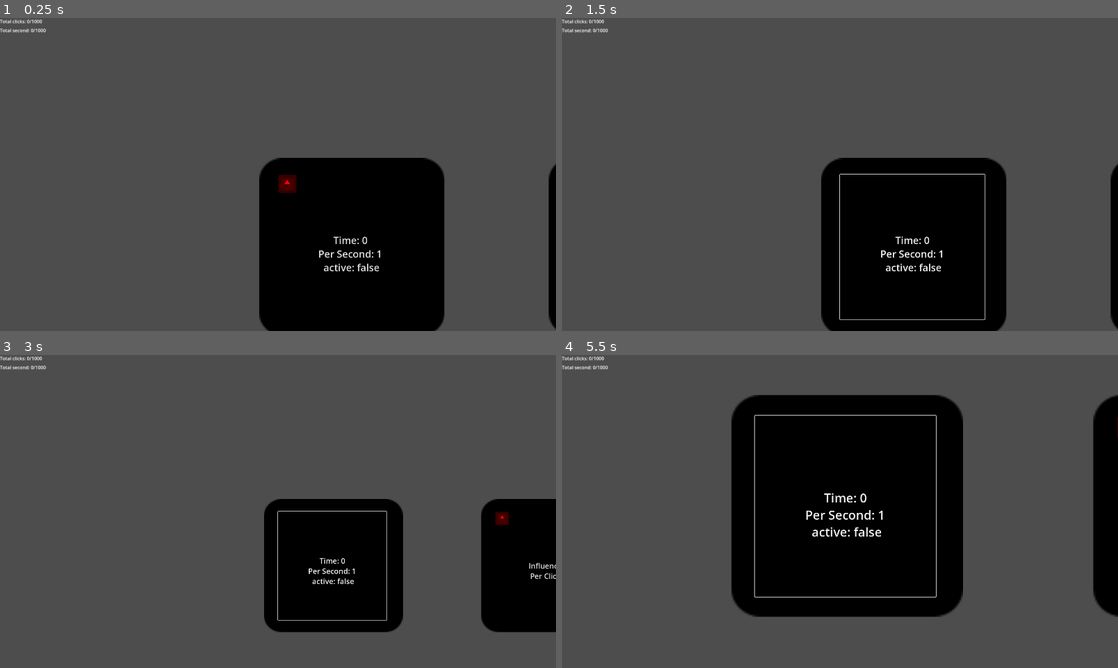
Above: before the commit, frames 1-4 (two rows, left to right).
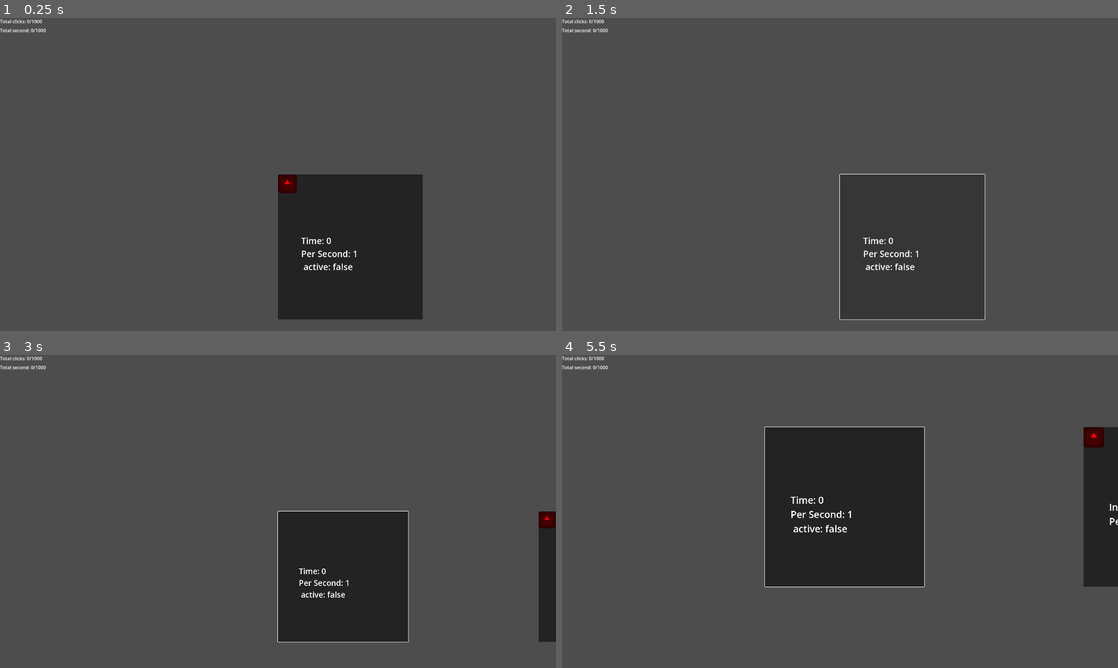
Above: after the commit, the same moments.

Repository: WilliamAHoffman/EmergentUniverse
Game: Godot game, scene res://scenes/root.tscn
Same seed, same stepped clock (60 frames per second), same inputs: the game is played once before the commit and once after it. The engine's default icon, where the game draws it, is replaced by a stand-in: a white triangle on a blue panel in a dark square.
Inputs (mouse positions are in pixels of both pictures, inside the frame that each line leads up to):
- Up to frame 1 (0.25 s): no input
- Up to frame 2 (1.5 s): click "Time: 0 Per Second: 1 active:…" at 0.5 s; click "Time: 0 Per Second: 1 active:…" at 1.25 s
- Up to frame 3 (3 s): click "Time: 0 Per Second: 1 active:…" at 2 s; tap Enter at 2.75 s; move the mouse to (400, 495) at 2.77 s; tap Mouse wheel down (wheel_down) at 2.85 s; click (400, 495) at 2.92 s
- Up to frame 4 (5.5 s): tap Mouse wheel up (wheel_up) at 3.05, 4.55 s; tap Space at 3.5, 5 s; drag from (728, 527) to (812, 574) at 3.52 s; tap Enter at 4.25 s; move the mouse to (895, 442) at 4.27 s; click (895, 442) at 4.35 s; drag from (812, 574) to (673, 464) at 5.02 s

The runs differ from the first frame. In frame 1, 19% of the frame differs, in the area x 46-100%, y 44-100%; in frame 2, 19%; in frame 3, 17%; in frame 4, 33%, in the area x 30-100%, y 12-84%.

Commit message:
improved UI

Diff:
--- a/project.godot
+++ b/project.godot
@@ -12,7 +12,7 @@
 
 config/name="EmergentUniverse"
 run/main_scene="res://scenes/root.tscn"
-config/features=PackedStringArray("4.2", "Forward Plus")
+config/features=PackedStringArray("4.3", "Forward Plus")
 config/icon="res://sprites/icon.svg"
 
 [autoload]
--- a/scenes/buttontemplate.tscn
+++ b/scenes/buttontemplate.tscn
@@ -1,18 +1,50 @@
-[gd_scene load_steps=2 format=3 uid="uid://cl6d75n82h72j"]
+[gd_scene format=3 uid="uid://cl6d75n82h72j"]
 
-[ext_resource type="Texture2D" uid="uid://dcvi1syoqlrg5" path="res://sprites/icon.svg" id="1_cpg6o"]
+[node name="Button" type="Control"]
+custom_minimum_size = Vector2(500, 500)
+layout_mode = 3
+anchor_right = 0.26
+anchor_bottom = 0.463
+offset_right = 0.799957
+offset_bottom = -0.0400391
+grow_horizontal = 2
+grow_vertical = 2
+size_flags_horizontal = 6
+size_flags_vertical = 3
+theme_type_variation = &"FlatButton"
 
-[node name="Button" type="Button"]
+[node name="ColorRect" type="ColorRect" parent="."]
+z_index = -1
+z_as_relative = false
+custom_minimum_size = Vector2(500, 500)
+layout_mode = 2
 offset_right = 500.0
 offset_bottom = 500.0
-size_flags_horizontal = 4
-theme_type_variation = &"FlatButton"
-theme_override_font_sizes/font_size = 34
-text = "hello"
+grow_horizontal = 2
+grow_vertical = 2
+color = Color(0.194349, 0.194349, 0.194349, 1)
 
-[node name="Sprite2D" type="Sprite2D" parent="."]
-modulate = Color(0, 0, 0, 1)
-z_index = -1
-position = Vector2(255.12, 249)
-scale = Vector2(5, 4.778)
-texture = ExtResource("1_cpg6o")
+[node name="Button" type="Button" parent="."]
+layout_mode = 1
+anchors_preset = 15
+anchor_right = 1.0
+anchor_bottom = 1.0
+grow_horizontal = 2
+grow_vertical = 2
+theme_override_font_sizes/font_size = 50
+
+[node name="Label" type="Label" parent="Button"]
+layout_mode = 1
+anchors_preset = 8
+anchor_left = 0.5
+anchor_top = 0.5
+anchor_right = 0.5
+anchor_bottom = 0.5
+offset_left = -170.0
+offset_top = -21.0
+offset_right = 170.0
+offset_bottom = 21.0
+grow_horizontal = 2
+grow_vertical = 2
+theme_override_font_sizes/font_size = 30
+text = "helllllllllllllllllllllooooooo"
--- a/scripts/button scripts/button_data.gd
+++ b/scripts/button scripts/button_data.gd
@@ -5,6 +5,7 @@
 var main_text : String
 var is_unlocked = false
 var button : Button
+var label : Label
 var location : String
 var perma_unlocked = true
 var sprite : Sprite2D
@@ -52,32 +53,32 @@
 
 
 func update_text():
-	button.text = main_text
+	label.text = main_text
 
 	if add_resource != null:
-		button.text += "\n" + add_resource.name + ": " + str(add_resource.quantity)
+		label.text += "\n" + add_resource.name + ": " + str(add_resource.quantity)
 		if(per_click != 0):
-			button.text += "\n" + "Per Click: " + str(per_click)
+			label.text += "\n" + "Per Click: " + str(per_click)
 		if(per_second != 0):
-			button.text += "\n" + "Per Second: " + str(per_second)
+			label.text += "\n" + "Per Second: " + str(per_second)
 
 	if cost.size() > 0:
-		button.text += "\n cost: "
+		label.text += "\n cost: "
 		for resource in cost:
-			button.text += resource.name + " " + str(cost[resource]) +", "
-		button.text = button.text.substr(0,button.text.length()-2)
+			label.text += resource.name + " " + str(cost[resource]) +", "
+		label.text = label.text.substr(0,label.text.length()-2)
 
 	if on_timer_active:
-		button.text += "\n active: " + str(unpause_timer)
+		label.text += "\n active: " + str(unpause_timer)
 
 
 #Optional Functions
 func _check_cost(times):
-	var cost_complete = 0
+	var cost_complete = true
 	for resource in cost:
-		if resource.quantity >= cost[resource] * times:
-			cost_complete += 1
-	if cost_complete == cost.size():
+		if resource.quantity < cost[resource] * times:
+			cost_complete = false
+	if cost_complete:
 		return true
 	return false
 
--- a/scripts/button scripts/button_manager.gd
+++ b/scripts/button scripts/button_manager.gd
@@ -11,21 +11,24 @@
 var resources : Dictionary
 var bonuses : Dictionary
 var button_pos : Dictionary
+var button_children : Array
 
 func _ready():
 	await owner.ready
 	EventBus.connect("activate_button", _send_bonuses)
+	EventBus.connect("gain_resource", _is_affordable)
 	resources = resource_manager.resources
 	bonuses = bonus_manager.bonuses
 	_import_button_data("res://data/button_data.txt")
 	_create_buttons()
+	_get_child_buttons()
 	_add_button_data()
-	for button in loaded_buttons.get_children():
+	for button in button_children:
 		_update_bonuses(button)
 
 
 func _physics_process(delta):
-	for button in loaded_buttons.get_children():
+	for button in button_children:
 		_unlock_buttons(button)
 		buttons[button.name].update_text()
 		_update_button_active(button)
@@ -161,12 +164,13 @@
 
 
 func _add_button_data():
-	for button in loaded_buttons.get_children():
+	for button in button_children:
 		button.connect("gui_input",_on_button_pressed.bind(button))
 		button.connect("mouse_entered",_on_button_hovered.bind(button))
 		buttons[button.name].button = button
+		buttons[button.name].label = button.get_child(0)
 		if !buttons[button.name].is_unlocked:
-			button.visible = false
+			button.get_parent().visible = false
 		button.connect("visibility_changed",_on_visibility_changed.bind(buttons[button.name].location))
 
 
@@ -183,19 +187,19 @@
 		return
 	var unlock = true
 	for resource in buttons[button.name].unlock_criteria:
-		if resource.quantity <= buttons[button.name].unlock_criteria[resource]:
+		if resource.quantity < buttons[button.name].unlock_criteria[resource]:
 			unlock = false
 			break
 	if unlock:
 		buttons[button.name].is_unlocked = true
-		button.visible = true
+		button.get_parent().visible = true
 		_add_notif(button)
 		EventBus.emit_signal("unlock_button", button)
 
 
 func _on_resource_timer_timeout():
 	Player.total_seconds += 1
-	for button in loaded_buttons.get_children():
+	for button in button_children:
 		if buttons[button.name].add_resource != null:
 			if buttons[button.name].unpause_timer and buttons[button.name].on_timer_active:
 				buttons[button.name]._on_activate("second")
@@ -213,9 +217,24 @@
 	for button in buttons:
 		var template = preload("res://scenes/buttontemplate.tscn").instantiate()
 		template.name = button
+		template.get_child(1).name = button
 		loaded_buttons.add_child(template)
 		template.position = button_pos[button]
 
 
 func _on_visibility_changed(location):
 	EventBus.emit_signal("vis_notif", location)
+
+
+func _is_affordable(resource):
+	for in_button in button_children:
+		var button = buttons[in_button.name]
+		if button._check_cost(button.per_click):
+			button.label.set("theme_override_colors/font_color",Color(255,255,255))
+		else:
+			button.label.set("theme_override_colors/font_color",Color(100,0,0))
+
+func _get_child_buttons():
+	button_children = []
+	for template in loaded_buttons.get_children():
+		button_children.append(template.get_child(1))
--- a/scripts/button scripts/line_manager.gd
+++ b/scripts/button scripts/line_manager.gd
@@ -14,9 +14,9 @@
 	for line in lines:
 		if !line.line.visible:
 			print(line)
-			print(line.sender)
-			print(line.reciever)
 			if line.sender.is_unlocked and line.reciever.is_unlocked:
+				print(line.sender.button.name + " sender")
+				print(line.reciever.button.name + " reciever")
 				line.line.visible = true
 
 
@@ -39,8 +39,8 @@
 		lines.append(newline)
 
 func _draw_line(sender : Button, recieve : Button, line : Line2D):
-	var start = Vector2(sender.position.x + sender.size.x/2, sender.position.y + sender.size.y/2)
-	var end = Vector2(recieve.position.x + recieve.size.x/2, recieve.position.y + recieve.size.y/2)
+	var start = Vector2(sender.get_parent().position.x + sender.size.x/2, sender.get_parent().position.y + sender.get_parent().size.y/2)
+	var end = Vector2(recieve.get_parent().position.x + recieve.size.x/2, recieve.get_parent().position.y + recieve.get_parent().size.y/2)
 	line.add_point(start)
 	line.add_point(end)
 	line.z_index = -1
--- a/scripts/camera scripts/camera_script.gd
+++ b/scripts/camera scripts/camera_script.gd
@@ -12,11 +12,11 @@
 
 func _zoom():
 	if Input.is_action_just_released('wheel_down'):
-		if get_zoom() - Vector2(0.25, 0.25) != Vector2(0,0):
-			set_zoom(get_zoom() - Vector2(0.25, 0.25))
+		if get_zoom() - Vector2(0.1, 0.1) != Vector2(0,0):
+			set_zoom(get_zoom() - Vector2(0.1, 0.1))
 	if Input.is_action_just_released('wheel_up'):
-		if get_zoom() + Vector2(0.25, 0.25) != Vector2(0,0):
-			set_zoom(get_zoom() + Vector2(0.25, 0.25))
+		if get_zoom() + Vector2(0.1, 0.1) != Vector2(0,0) and get_zoom() < Vector2(3,3):
+			set_zoom(get_zoom() + Vector2(0.1, 0.1))
 
 
 func _input(event):
Not shown, changed: data/button_data.txt
